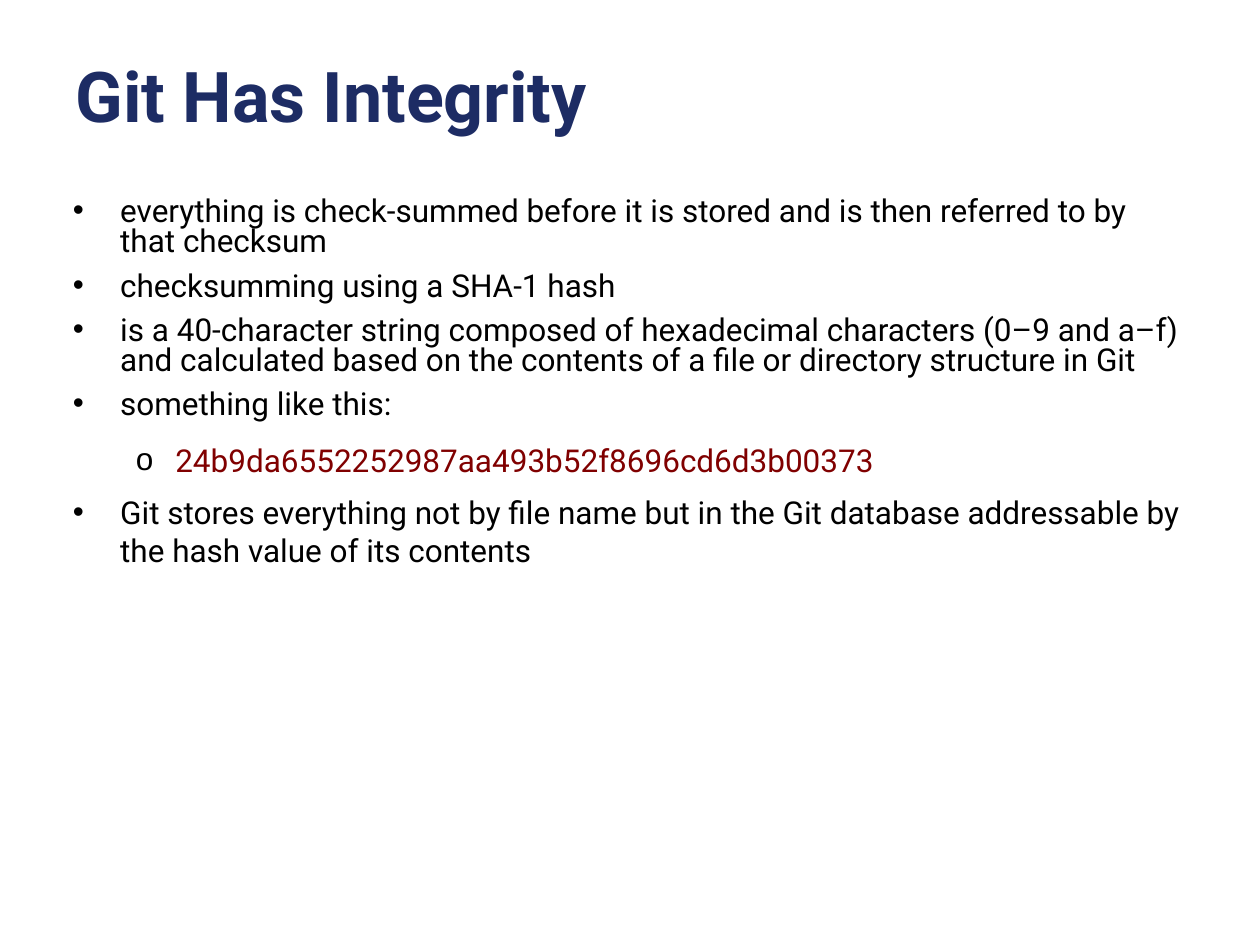
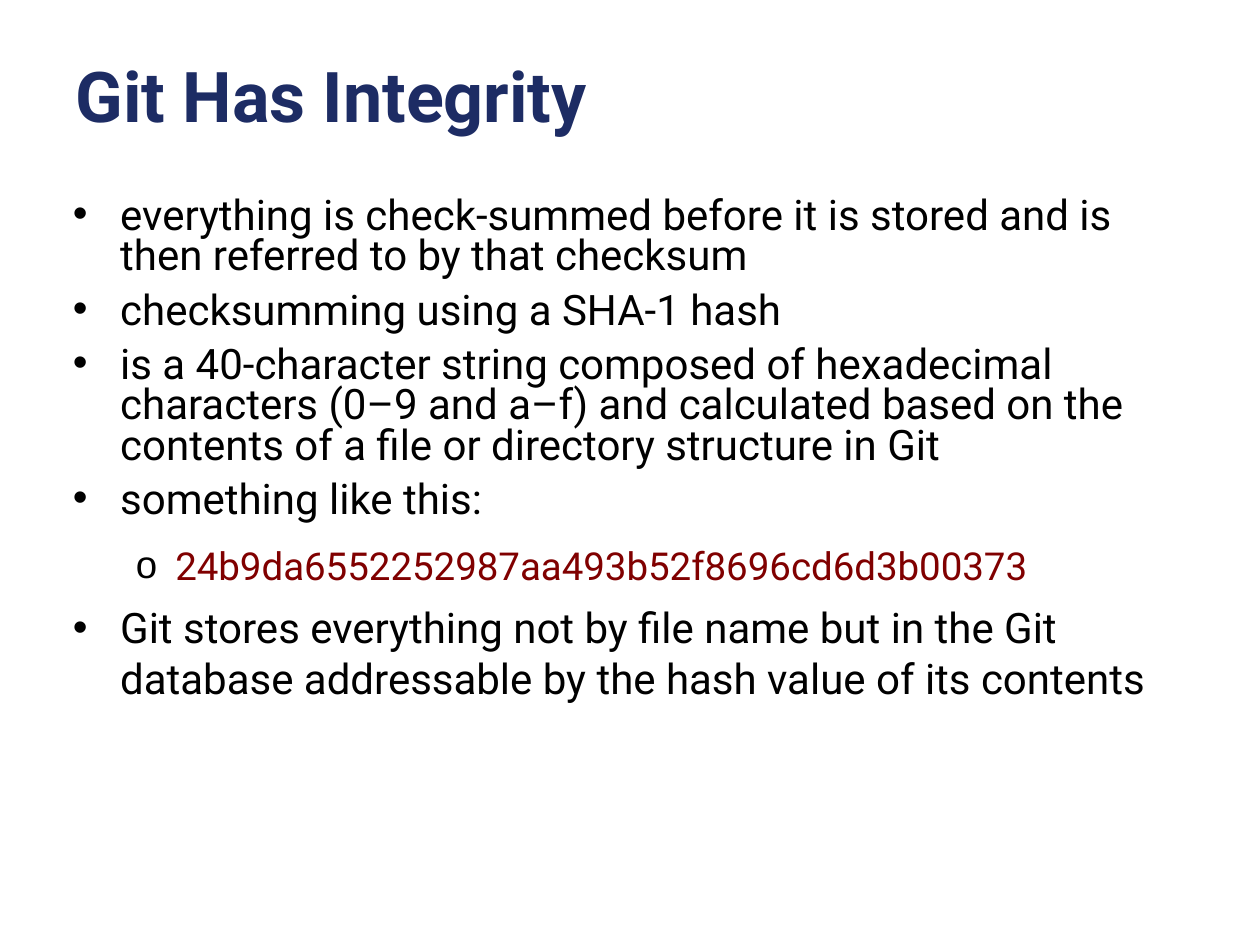
Before and after one commit to criluc/mini-git-tutorial, a slide deck: slide 9 of miniGitTutorial-12-2012.odp. Drawn at 1260x945 pixels with LibreOffice and Linux fonts; fonts in the diff are those of the drawing; background and template pictures are left out. Boxes give left, top, right and bottom in pixels: in the first picture for what was removed or moved away, otherwise in the second. Text is boxed around its words. In the diff, an @@ line names an element or a change of style, - is before the commit and + after.

```diff
--- a/miniGitTutorial-12-2012.odp
+++ b/miniGitTutorial-12-2012.odp
@@ text "everything is check-summed before it ..." at box(120, 198, 1145, 703): size 18 to 24 pt in "everything is check-summed before it is stored ...", "checksumming using a SHA-1 hash", "is a 40-character string composed of hexadecimal ...", "something like this:" and 1 more places; size 18 to 22 pt in "24b9da6552252987aa493b52f8696cd6d3b00373" @@
```
Also in this commit, not shown: 7 other slides changed, 1 other file.
